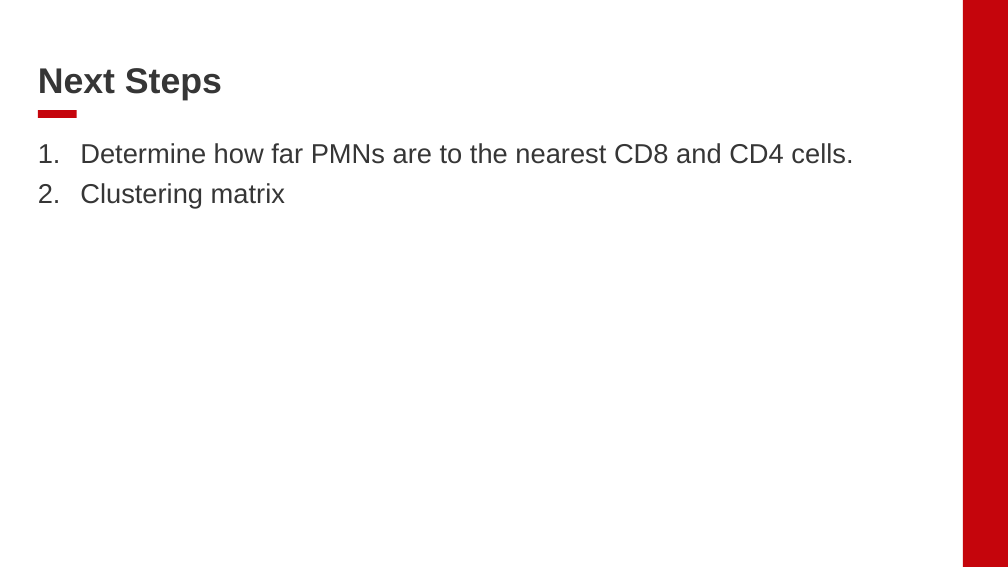
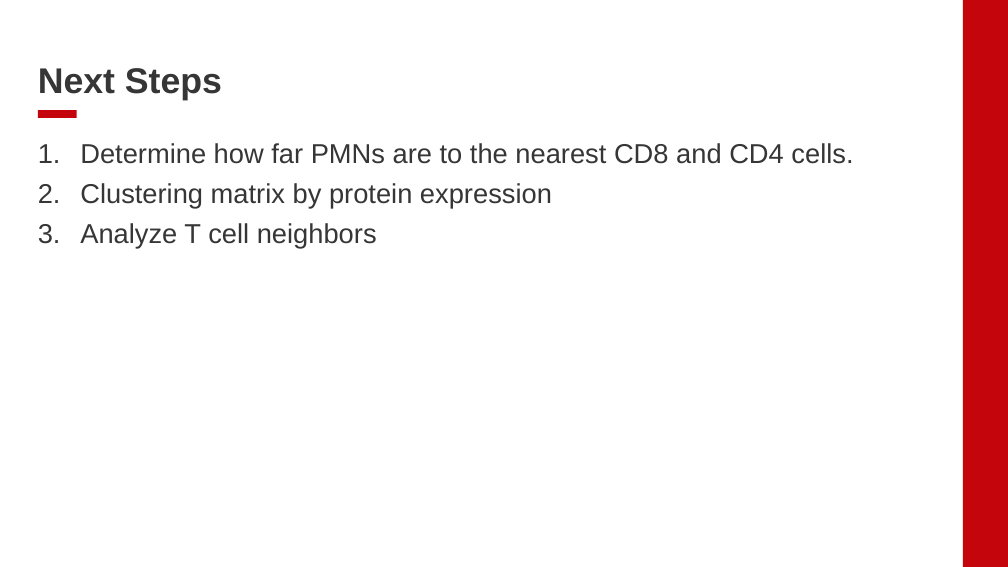
Before and after one commit to EDJohns/2025-Dinh-Lab-Research-Project, a slide deck: slide 16 of Shapiro 2025 Project/Weekly Updates/Week 4 Updates.pptx (slide 15 before the commit). Drawn at 1008x567 pixels with LibreOffice and Linux fonts; fonts in the diff are those of the drawing; background and template pictures are left out. Boxes give left, top, right and bottom in pixels: in the first picture for what was removed or moved away, otherwise in the second. Text is boxed around its words. In the diff, an @@ line names an element or a change of style, - is before the commit and + after.

```diff
--- a/Shapiro 2025 Project/Weekly Updates/Week 4 Updates.pptx
+++ b/Shapiro 2025 Project/Weekly Updates/Week 4 Updates.pptx
@@ text at [80,183,552,247]: text changed @@
-2. Clustering matrix
+2. Clustering matrix by protein expression
+3. Analyze T cell neighbors
```
Also in this commit, not shown: 2 other slides changed, 4 slides added, 3 slides removed.
